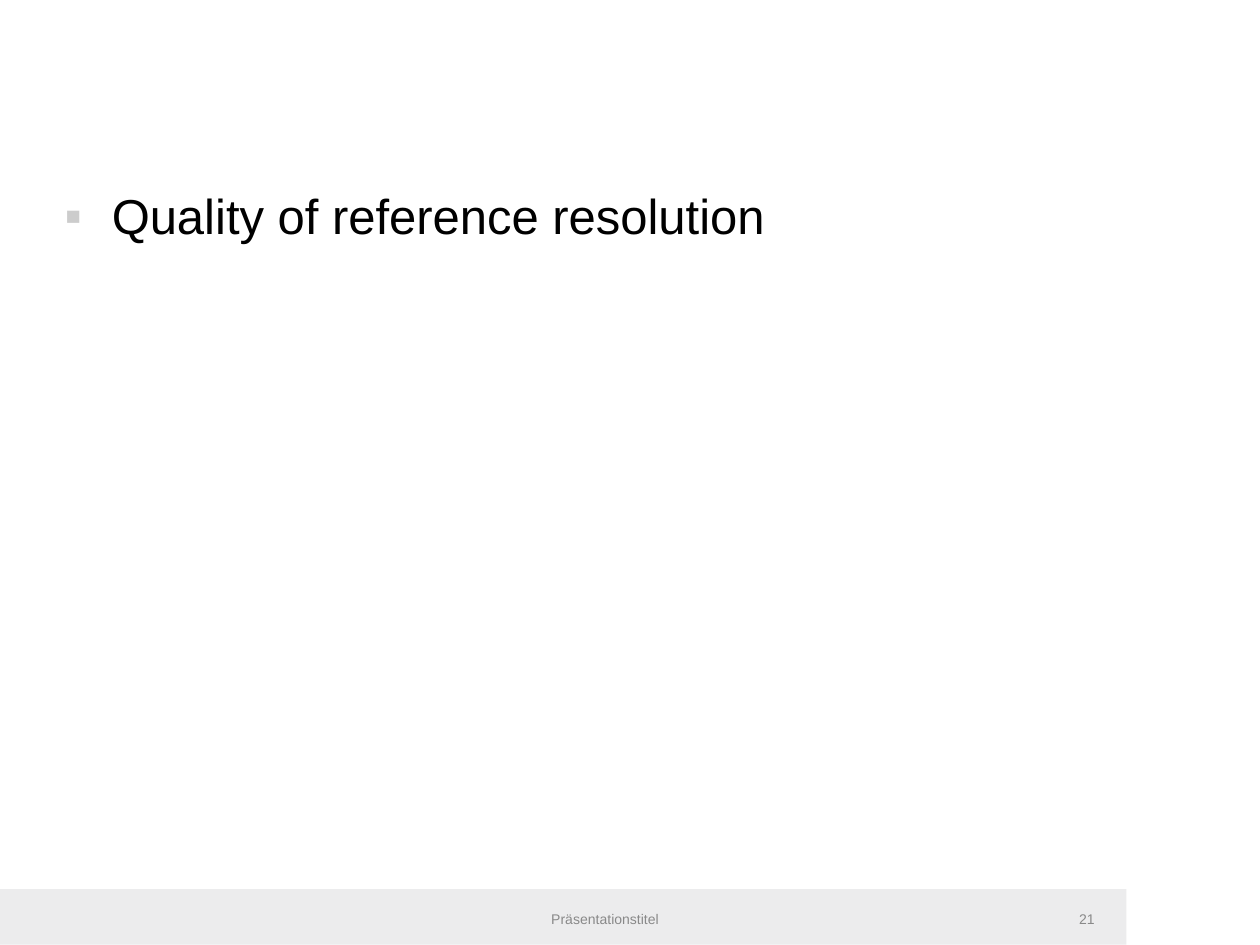
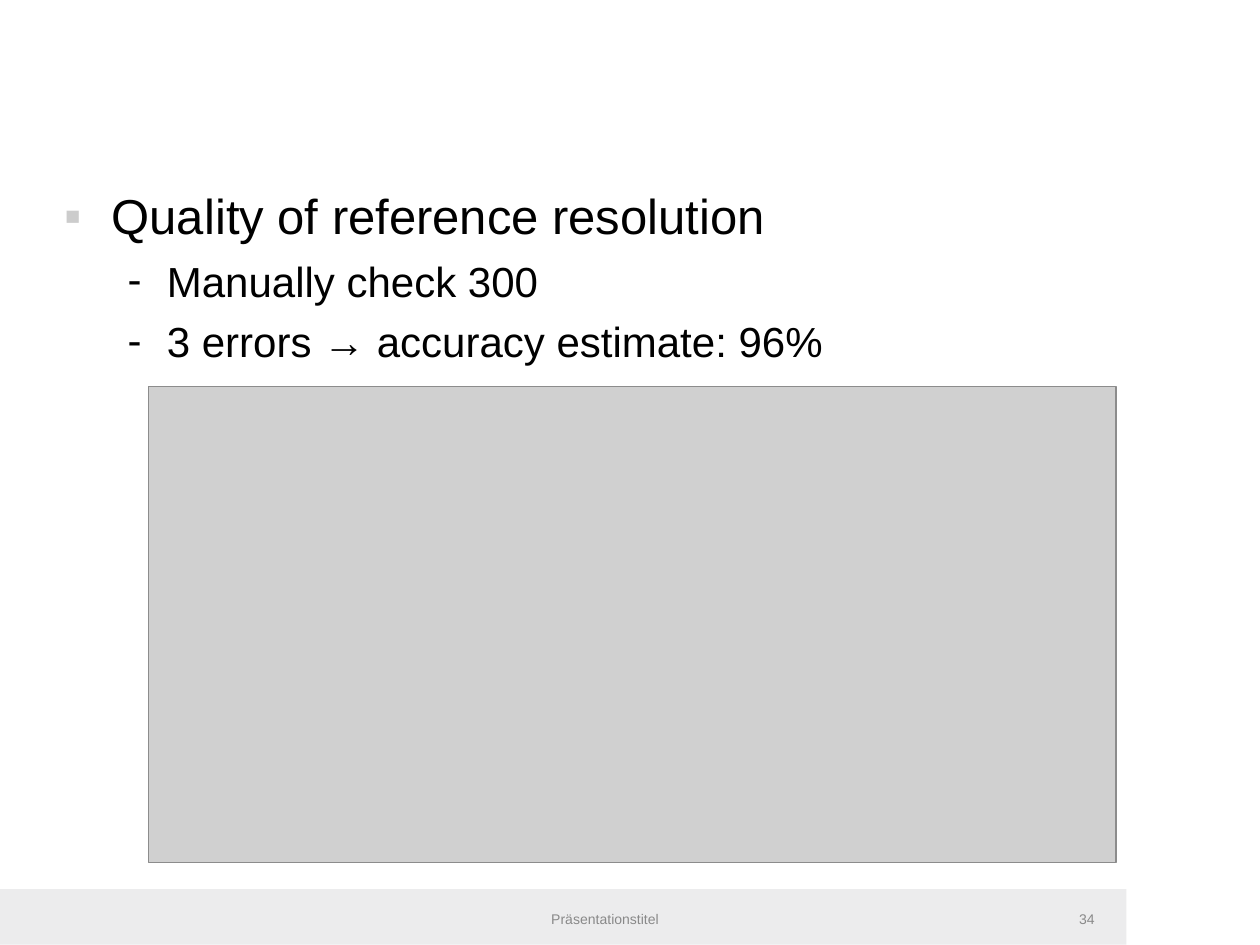
Before and after one commit to IllDepence/master_thesis, a slide deck: slide 34 of misc/bir_presentation/bir2019.odp (slide 21 before the commit). Drawn at 1260x945 pixels with LibreOffice and Linux fonts; fonts in the diff are those of the drawing; grey boxes stand for pictures; background and template pictures are left out. Boxes give left, top, right and bottom in pixels: in the first picture for what was removed or moved away, otherwise in the second. Text is boxed around its words. In the diff, an @@ line names an element or a change of style, - is before the commit and + after.

```diff
--- a/misc/bir_presentation/bir2019.odp
+++ b/misc/bir_presentation/bir2019.odp
@@ text at (167, 266, 823, 366): paragraphs added @@
+  – Manually check 300
+  – 3 errors → accuracy estimate: 96%
@@ picture added at (149, 387, 1116, 863) @@
@@ page number at (1079, 914, 1095, 924): text changed @@
-21
+34
```
Also in this commit, not shown: 5 other slides changed, 18 slides added, 3 slides removed, 16 other files.
